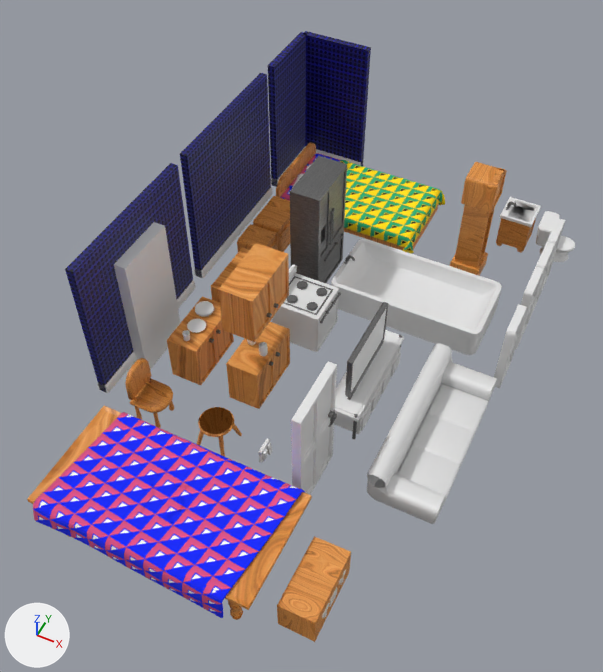
The FBX model Assets/Models/LivingRoomAssets/WallDoor.fbx as it was, and as the next commit left it.
The view is the same before and after, from a camera (50 mm lens) standing at (21.5, -54.4, 39.7) and looking at (6.9, -25.2, 3.1). The axes (+X, +Y, +Z) are drawn at lower left. The lights are the same throughout. Where no turn or scale is listed for an object, it has been applied to the vertices.

The older version as bpy lines, for what is in view:
```python
ob_bathtub = bpy.data.objects.new('Bathtub', me_cube_023)
ob_bathtub.location = (7.0, -17.0, 0.0)
ob_circle_002 = bpy.data.objects.new('Circle.002', me_circle_003)
ob_circle_002.location = (1.02, -27.31, 3.2)
ob_circle_004 = bpy.data.objects.new('Circle.004', me_circle_006)
ob_circle_004.location = (1.0, -28.38, 3.1)
ob_cube_001 = bpy.data.objects.new('Cube.001', me_cube_029)
ob_cube_001.location = (14.0, -38.0, 0.0)
ob_cupboardstop = bpy.data.objects.new('CupboardsTop', me_cube_008)
ob_cupboardstop.location = (0.0, -22.0, 0.0)
ob_dresser = bpy.data.objects.new('Dresser', me_cube_006)
ob_dresser.location = (0.0, -15.3, 0.0)
ob_lightswitch = bpy.data.objects.new('Lightswitch', me_cube_019)
ob_lightswitch.location = (8.0, -32.0, 0.0)
ob_stool = bpy.data.objects.new('Stool', me_cylinder_001)
ob_stool.location = (5.0, -32.0, 0.0)
ob_wall_corner = bpy.data.objects.new('Wall.Corner', me_cube_025)
ob_wall_corner.location = (-3.0, -10.0, 0.0)
# also in view: 'TV' at (10.9, -25.0, 3.7); 'Wall.Doorway' at (-3.0, -27.0, 5.0); 'Door' at (11.0, -32.0, 4.0); 'Toilet' at (17.8, -8.0, 1.3); 'Sink' at (15.0, -8.0, 1.6)
```
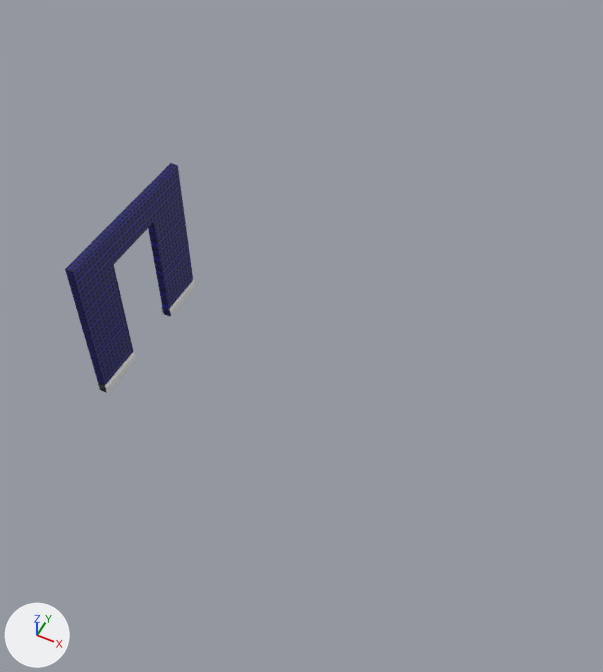
Changed parts and their boxes (x1, y1, x2, y2) in the pictures (603 x 672 px):
'Plane', deleted: before (27, 406, 312, 620)
'Couch', deleted: before (367, 343, 497, 524)
'Wall.Corner', deleted (blue): before (268, 31, 371, 187)
'Bathtub', deleted: before (331, 239, 502, 355)
'Wall', deleted (blue): before (180, 73, 272, 278)
'CupboardsFull', deleted (orange): before (218, 243, 290, 409)
'Bed', deleted: before (276, 142, 445, 253)
'Cube', deleted: before (114, 222, 180, 369)
'Fridge', deleted: before (290, 156, 347, 283)
'Cube.001', deleted (orange): before (277, 536, 351, 642)
'Door', deleted: before (291, 361, 337, 495)
'Grandfather Clock', deleted (brown): before (450, 161, 507, 276)
'Oven', deleted: before (272, 265, 341, 352)
'CupboardsBottom', deleted (brown): before (167, 296, 234, 385)
'TV Stand', deleted: before (334, 330, 404, 439)
'Cylinder.002', deleted (brown): before (125, 358, 174, 428)
'TV', deleted: before (345, 302, 388, 400)
'Sink', deleted: before (496, 197, 541, 253)
'Window 1x3', deleted: before (515, 218, 566, 349)
'Dresser', deleted (brown): before (253, 196, 290, 252)
'Stool', deleted (brown): before (197, 407, 242, 457)
'Window', deleted: before (494, 304, 527, 388)
'Toilet', deleted: before (536, 211, 575, 262)
'Nightstand', deleted (brown): before (237, 224, 278, 252)
'CupboardsTop', deleted (brown): before (211, 247, 249, 303)
'Circle.003', deleted: before (195, 301, 214, 317)
'Circle.002', deleted: before (187, 319, 206, 333)
'Lightswitch', deleted: before (258, 438, 273, 463)
'Circle.001', deleted: before (259, 342, 268, 356)
'Circle.004', deleted: before (182, 330, 190, 341)
'Circle', deleted: before (247, 339, 256, 345)

Patch to the scene script:
```diff
--- a/Assets/Models/LivingRoomAssets/WallDoor.fbx.py
+++ b/Assets/Models/LivingRoomAssets/WallDoor.fbx.py
@@ ob_cupboardstop @@
-ob_cupboardstop = bpy.data.objects.new('CupboardsTop', me_cube_008)
@@ ob_stool @@
-ob_stool = bpy.data.objects.new('Stool', me_cylinder_001)
@@ ob_lightswitch @@
-ob_lightswitch = bpy.data.objects.new('Lightswitch', me_cube_019)
@@ ob_circle_004 @@
-ob_circle_004 = bpy.data.objects.new('Circle.004', me_circle_006)
@@ ob_circle_002 @@
-ob_circle_002 = bpy.data.objects.new('Circle.002', me_circle_003)
@@ ob_dresser @@
-ob_dresser = bpy.data.objects.new('Dresser', me_cube_006)
@@ ob_cube_001 @@
-ob_cube_001 = bpy.data.objects.new('Cube.001', me_cube_029)
@@ ob_bathtub @@
-ob_bathtub = bpy.data.objects.new('Bathtub', me_cube_023)
@@ ob_circle_001 @@
-ob_circle_001 = bpy.data.objects.new('Circle.001', me_circle_002)
@@ ob_cylinder_002 @@
-ob_cylinder_002 = bpy.data.objects.new('Cylinder.002', me_cylinder_005)
@@ ob_window @@
-ob_window = bpy.data.objects.new('Window', me_cube_004)
@@ ob_window_1x3 @@
-ob_window_1x3 = bpy.data.objects.new('Window 1x3', me_cube_005)
@@ ob_circle_003 @@
-ob_circle_003 = bpy.data.objects.new('Circle.003', me_circle_004)
@@ ob_wall_corner @@
-ob_wall_corner = bpy.data.objects.new('Wall.Corner', me_cube_025)
@@ ob_plane @@
-ob_plane = bpy.data.objects.new('Plane', me_plane)
@@ ob_tv @@
-ob_tv = bpy.data.objects.new('TV', me_cube_016)
@@ ob_circle @@
-ob_circle = bpy.data.objects.new('Circle', me_circle_001)
@@ ob_cupboardsfull @@
-ob_cupboardsfull = bpy.data.objects.new('CupboardsFull', me_cube_009)
@@ ob_grandfather_clock @@
-ob_grandfather_clock = bpy.data.objects.new('Grandfather Clock', me_cube_026)
@@ ob_sink @@
-ob_sink = bpy.data.objects.new('Sink', me_cube_021)
@@ ob_cube @@
-ob_cube = bpy.data.objects.new('Cube', me_cube_017)
@@ ob_cupboardsbottom @@
-ob_cupboardsbottom = bpy.data.objects.new('CupboardsBottom', me_cube_007)
@@ ob_couch @@
-ob_couch = bpy.data.objects.new('Couch', me_cube_027)
@@ ob_wall @@
-ob_wall = bpy.data.objects.new('Wall', me_cube_022)
@@ ob_tv_stand @@
-ob_tv_stand = bpy.data.objects.new('TV Stand', me_cube_028)
@@ ob_nightstand @@
-ob_nightstand = bpy.data.objects.new('Nightstand', me_cube_001)
@@ ob_toilet @@
-ob_toilet = bpy.data.objects.new('Toilet', me_cylinder_003)
@@ ob_oven @@
-ob_oven = bpy.data.objects.new('Oven', me_cylinder_004)
@@ ob_bed @@
-ob_bed = bpy.data.objects.new('Bed', me_cube_003)
@@ ob_door @@
-ob_door = bpy.data.objects.new('Door', me_cube_020)
@@ ob_fridge @@
-ob_fridge = bpy.data.objects.new('Fridge', me_cube_024)
```
